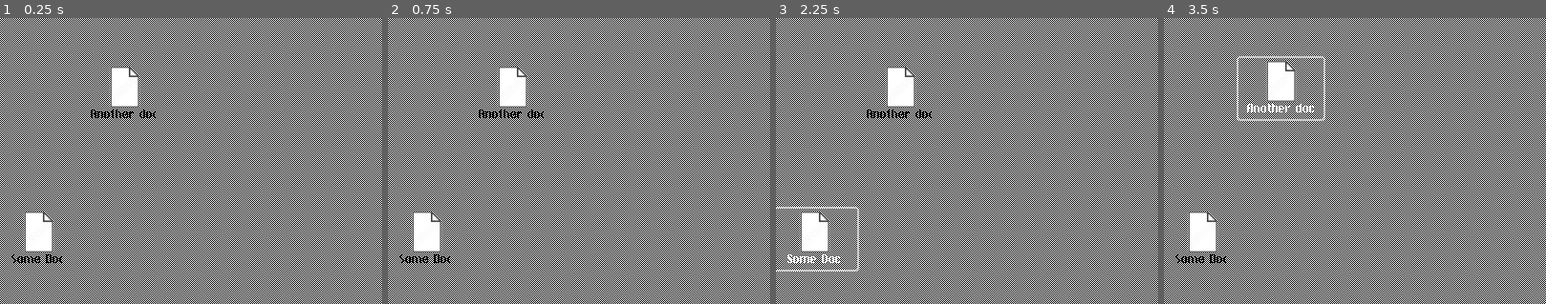
Above: before the commit, frames 1-4 (left to right).
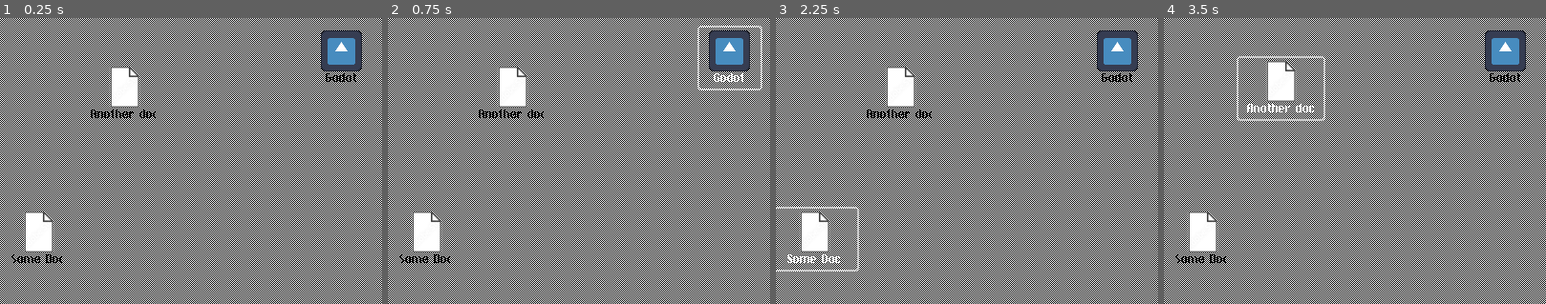
Above: after the commit, the same moments.

Repository: ee0pdt/gwj-78-erase
Game: Godot game, scene res://os1.tscn
The game is run twice, just before and just after one commit, with the same random seed, the same clock (stepped at 60 frames per second) and the same inputs. The engine's default icon, where the game draws it, is replaced by a stand-in: a white triangle on a blue panel in a dark square.
Inputs (mouse positions are % of the whole screen's width and height, from its top left):
- Up to frame 1 (0.25 s): no input
- Up to frame 2 (0.75 s): click (69, 43) at 0.5 s, where only the run after the commit has a clickable "Godot"
- Up to frame 3 (2.25 s): click "Trash" at 1.25 s; click "Some Doc" at 2 s
- Up to frame 4 (3.5 s): click "Another doc" at 2.75 s
The pictures show only the part of the screen within x 24-74%, y 36-86%; the shares and areas given below are measured in that part.

The runs differ from the first frame. In frame 1, 1.6% of the frame differs, in the area x 84-95%, y 4-23%; in frame 2, 2.0%, in the area x 81-98%, y 2-26%; in frame 3, 1.6%; in frame 4, 1.6%.

Commit message:
Added file system item states

Diff:
--- a/file_system_items/application/application.tscn
+++ b/file_system_items/application/application.tscn
@@ -1,7 +1,8 @@
-[gd_scene load_steps=3 format=3 uid="uid://dmf3a1es3sgi4"]
+[gd_scene load_steps=4 format=3 uid="uid://dmf3a1es3sgi4"]
 
 [ext_resource type="Texture2D" uid="uid://7t1a23q1qagy" path="res://icon.svg" id="1_0a6u3"]
 [ext_resource type="Script" uid="uid://dmdsd5sq65irp" path="res://file_system_items/application/application.gd" id="2_sy4et"]
+[ext_resource type="PackedScene" uid="uid://7aid857rtjr5" path="res://file_system_items/file_system_item/file_system_item_state_machine.tscn" id="3_sy4et"]
 
 [node name="Application" type="Button"]
 offset_right = 64.0
@@ -14,3 +15,5 @@
 vertical_icon_alignment = 2
 expand_icon = true
 script = ExtResource("2_sy4et")
+
+[node name="StateMachine" parent="." instance=ExtResource("3_sy4et")]
--- a/file_system_items/document/document.tscn
+++ b/file_system_items/document/document.tscn
@@ -1,7 +1,8 @@
-[gd_scene load_steps=3 format=3 uid="uid://d4c8dtd2jia1d"]
+[gd_scene load_steps=4 format=3 uid="uid://d4c8dtd2jia1d"]
 
 [ext_resource type="Texture2D" uid="uid://c8l3nhsy06asv" path="res://assets/images/document.png" id="1_rogos"]
 [ext_resource type="Script" uid="uid://bykqjgpcn73br" path="res://file_system_items/document/document.gd" id="2_u5wlp"]
+[ext_resource type="PackedScene" uid="uid://7aid857rtjr5" path="res://file_system_items/file_system_item/file_system_item_state_machine.tscn" id="3_43sdi"]
 
 [node name="Document" type="Button"]
 offset_right = 89.0
@@ -14,3 +15,5 @@
 expand_icon = true
 script = ExtResource("2_u5wlp")
 file_size = 7.5
+
+[node name="StateMachine" parent="." instance=ExtResource("3_43sdi")]
--- a/file_system_items/file_system_item/file_system_item.gd
+++ b/file_system_items/file_system_item/file_system_item.gd
@@ -5,6 +5,7 @@
 
 @export var file_size := 0.0
 @export var infected: bool = false
+@export var system_file: bool = false
 
 func _ready():
 	mouse_default_cursor_shape = Control.CURSOR_POINTING_HAND
@@ -16,12 +17,7 @@
 
 
 func _handle_mouse_entered() -> void:
-	if infected:
-		print("eek")
-		 # Calculate the direction vector from the cursor to the item
-		var direction = (self.position - get_global_mouse_position()).normalized()
-		# Move the item a small distance along the direction vector
-		self.position += direction * 10  # Adjust the distance as needed
+	pass
 
 
 func _get_drag_data(_position):
--- /dev/null
+++ b/file_system_items/file_system_item/file_system_item_state_machine.tscn
@@ -0,0 +1,16 @@
+[gd_scene load_steps=4 format=3 uid="uid://7aid857rtjr5"]
+
+[ext_resource type="Script" uid="uid://30qghlfcc1sv" path="res://fsm/state_machine.gd" id="1_wwsxv"]
+[ext_resource type="Script" uid="uid://bn4rtqr5voxo1" path="res://file_system_items/file_system_item/states/idle.gd" id="2_qax6f"]
+[ext_resource type="Script" uid="uid://bfrhq1wm2pka6" path="res://file_system_items/file_system_item/states/awake.gd" id="3_qax6f"]
+
+[node name="StateMachine" type="Node"]
+script = ExtResource("1_wwsxv")
+initial_state = NodePath("Asleep")
+metadata/_custom_type_script = "uid://30qghlfcc1sv"
+
+[node name="Asleep" type="Node" parent="."]
+script = ExtResource("2_qax6f")
+
+[node name="Awake" type="Node" parent="."]
+script = ExtResource("3_qax6f")
--- /dev/null
+++ b/file_system_items/file_system_item/states/awake.gd
@@ -0,0 +1,22 @@
+extends FileSystemItemState
+
+
+func enter(_msg := {}) -> void:
+	super.enter()
+	print("enter awake")
+	#file_system_item.mouse_entered.connect(_handle_mouse_entered)
+
+
+func exit() -> void:
+	print("exit awake")
+	#file_system_item.mouse_entered.disconnect(_handle_mouse_entered)
+
+
+# Virtual function. Corresponds to the `_process()` callback.
+func update(_delta: float) -> void:
+	pass
+
+
+# Virtual function. Corresponds to the `_physics_process()` callback.
+func physics_update(_delta: float) -> void:
+	pass
--- /dev/null
+++ b/file_system_items/file_system_item/states/file_system_icon_state.gd
@@ -0,0 +1,12 @@
+extends State
+class_name FileSystemItemState
+
+var file_system_item : FileSystemItem
+
+
+func enter(_msg := {}) -> void:
+	file_system_item = state_machine.owner as FileSystemItem
+
+
+func exit() -> void:
+	pass
--- /dev/null
+++ b/file_system_items/file_system_item/states/idle.gd
@@ -0,0 +1,22 @@
+extends FileSystemItemState
+
+
+func enter(_msg := {}) -> void:
+	super.enter()
+	print("enter asleep")
+	file_system_item.mouse_entered.connect(_handle_mouse_entered)
+
+
+func exit() -> void:
+	print("exit asleep")
+	file_system_item.mouse_entered.disconnect(_handle_mouse_entered)
+
+
+func _handle_mouse_entered():
+	if file_system_item.infected:
+		state_machine.transition_to("Awake")
+		print("eek")
+		 # Calculate the direction vector from the cursor to the item
+		var direction = (file_system_item.position - file_system_item.get_global_mouse_position()).normalized()
+		# Move the item a small distance along the direction vector
+		file_system_item.position += direction * 10  # Adjust the distance as needed
--- a/level/level.tscn
+++ b/level/level.tscn
@@ -1,9 +1,10 @@
-[gd_scene load_steps=9 format=3 uid="uid://bo20ipot6i628"]
+[gd_scene load_steps=10 format=3 uid="uid://bo20ipot6i628"]
 
 [ext_resource type="PackedScene" uid="uid://cpt1rj40a0kk3" path="res://screen/screen.tscn" id="1_ig7tw"]
 [ext_resource type="Script" uid="uid://dffmsepw35cgc" path="res://level/level.gd" id="1_qohg2"]
+[ext_resource type="PackedScene" uid="uid://dmf3a1es3sgi4" path="res://file_system_items/application/application.tscn" id="4_ivpvi"]
 [ext_resource type="Script" uid="uid://30qghlfcc1sv" path="res://fsm/state_machine.gd" id="4_ktfr2"]
-[ext_resource type="Script" uid="uid://0mcjqa8ciue7" path="res://level/states/idle.gd" id="5_44x8d"]
+[ext_resource type="Script" uid="uid://0mcjqa8ciue7" path="res://level/states/asleep.gd" id="5_44x8d"]
 [ext_resource type="PackedScene" uid="uid://wyj22wjeccw6" path="res://empty_trash_dialog/empty_trash_dialog.tscn" id="6_44x8d"]
 [ext_resource type="PackedScene" uid="uid://d4c8dtd2jia1d" path="res://file_system_items/document/document.tscn" id="7_dg77c"]
 
@@ -55,6 +56,13 @@
 text = "Another doc"
 infected = true
 
+[node name="Application" parent="CanvasLayer/Screen/Desktop/DesktopBackground" index="3" instance=ExtResource("4_ivpvi")]
+layout_mode = 0
+offset_left = 443.0
+offset_top = 168.0
+offset_right = 507.0
+offset_bottom = 232.0
+
 [node name="MenuBar" parent="CanvasLayer/Screen" index="1" node_paths=PackedStringArray("trash")]
 trash = NodePath("../Desktop/DesktopBackground/Trash")
 
--- a/level/states/level_state.gd
+++ b/level/states/level_state.gd
@@ -1,7 +1,7 @@
 extends State
 class_name LevelState
 
-var level
+var level : Level
 
 func enter(_msg := {}) -> void:
 	level = state_machine.owner as Level
Not shown, added: file_system_items/file_system_item/states/awake.gd.uid
Not shown, added: file_system_items/file_system_item/states/file_system_icon_state.gd.uid
Not shown, added: file_system_items/file_system_item/states/idle.gd.uid
Renamed: level/states/idle.gd -> level/states/asleep.gd
Renamed: level/states/idle.gd.uid -> level/states/asleep.gd.uid
